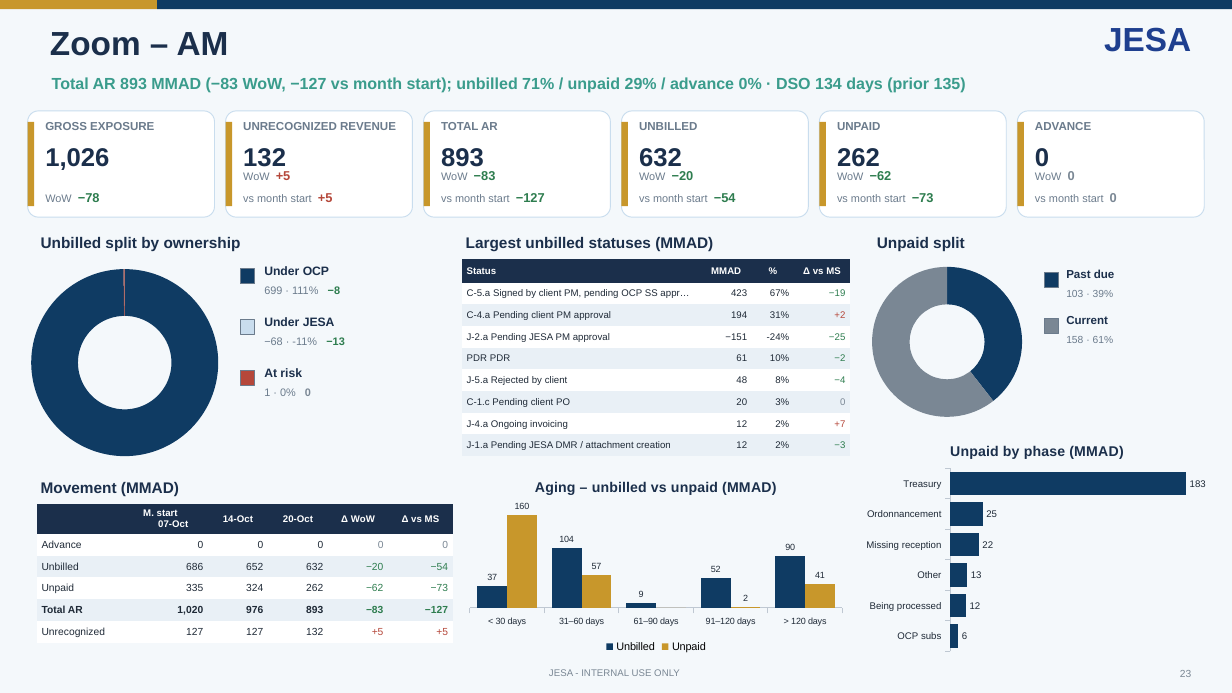
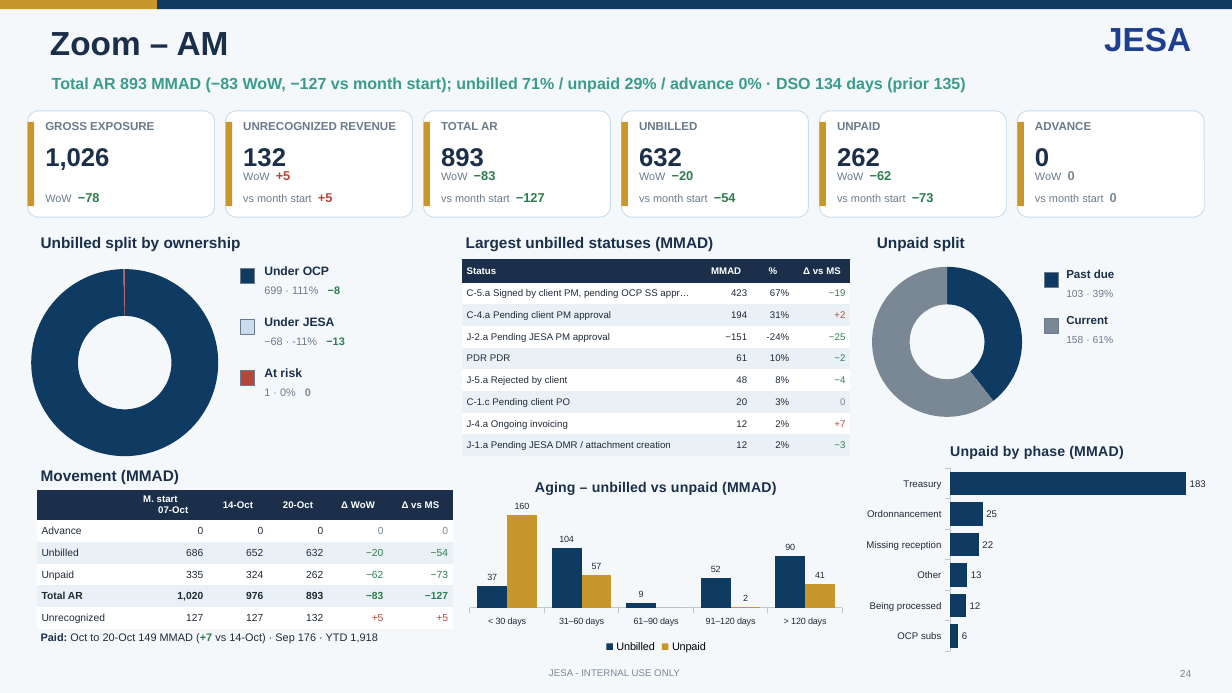
Before and after one commit to cherkaouihassan-art/Skills-Repo, a slide deck: slide 24 of weekly-ar-cash-deck/output/JESA_AR_Cash_Position_2026-10-21.pptx (slide 23 before the commit). Drawn at 1232x693 pixels with LibreOffice and Linux fonts; fonts in the diff are those of the drawing. Boxes give left, top, right and bottom in pixels: in the first picture for what was removed or moved away, otherwise in the second. Text is boxed around its words. In the diff, an @@ line names an element or a change of style, - is before the commit and + after.

```diff
--- a/weekly-ar-cash-deck/output/JESA_AR_Cash_Position_2026-10-21.pptx
+++ b/weekly-ar-cash-deck/output/JESA_AR_Cash_Position_2026-10-21.pptx
@@ text "Movement (MMAD)": place and size @@
-text "Movement (MMAD)" at bbox=[41, 482, 179, 496]
+text "Movement (MMAD)" at bbox=[41, 470, 179, 484]
@@ table: place and size @@
-table at bbox=[37, 504, 453, 641]
+table at bbox=[37, 490, 453, 627]
@@ text added at bbox=[41, 633, 377, 643], 8.5 pt, text #1F2A37 @@
+Paid: Oct to 20-Oct 149 MMAD (+7 vs 14-Oct) · Sep 176 · YTD 1,918
```
Also in this commit, not shown: 29 other slides changed, 1 slide added, 6 other files.
